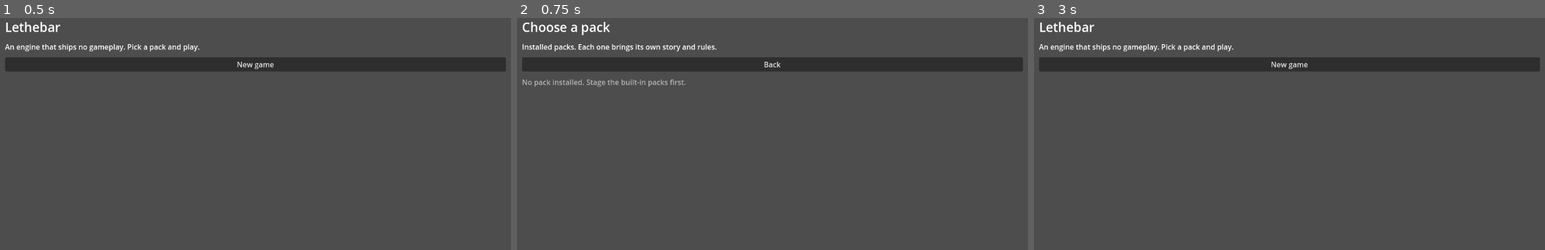
Above: before the commit, frames 1-3 (left to right).
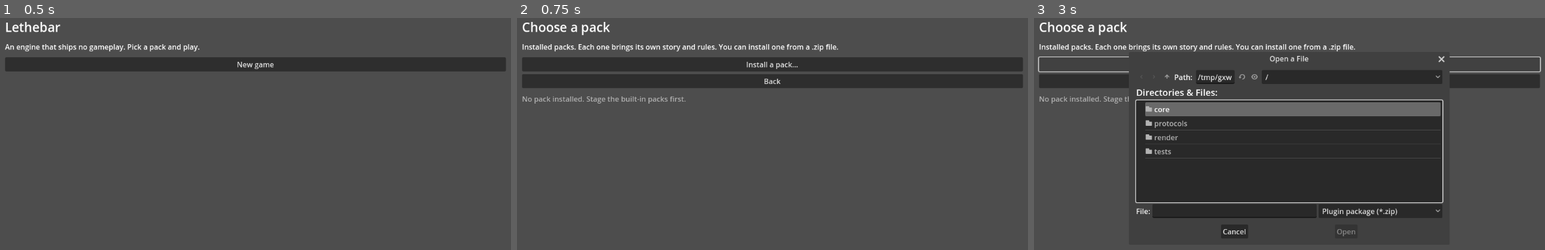
Above: after the commit, the same moments.

Repository: liberalluz/lethebar
Game: Godot game, scene res://render/main.tscn
The game is run twice, just before and just after one commit, with the same random seed, the same clock (stepped at 60 frames per second) and the same inputs.
Inputs (mouse positions are in pixels of both pictures, inside the frame that each line leads up to):
- Up to frame 1 (0.5 s): no input
- Up to frame 2 (0.75 s): click "New game" at 0.5 s
- Up to frame 3 (3 s): click "Back" at 1.25 s; click "New game" at 2 s; click (1289, 64) at 2.75 s, where only the run after the commit has a clickable "Install a pack…"

Frame 1 is identical in both runs. In frame 2, 6.5% of the frame differs, in the area x 1-99%, y 11-37%; in frame 3, 37%, in the area x 0-100%, y 1-95%.

Commit message:
feat(app): install a pack from a zip in the browser build
Why: the browser build had no way to install a pack. The import path existed
only in the engine API and in the headless suite, so a player could not reach
it and TC-OFF-004 had nothing to verify.

Batch: none - import control, not a batch.

Diff:
--- a/app/render/shell.gd
+++ b/app/render/shell.gd
@@ -45,6 +45,11 @@
 var _status: RichTextLabel
 var _margin: MarginContainer
 var _box: VBoxContainer
+## Set while a desktop picker is open, so a second click does not stack dialogs.
+var _picker: FileDialog = null
+## The JS callback must stay referenced from here: assigning it to `window` alone
+## lets the engine collect it, and the bridge then exists but never calls back.
+var _import_callback: JavaScriptObject = null
 
 
 func _ready() -> void:
@@ -52,6 +57,7 @@
 	resized.connect(_fit_text)
 	_fit_text()
 	_install_builtins()
+	_connect_import_bridge()
 	show_landing()
 
 
@@ -75,7 +81,7 @@
 func open_plugins() -> String:
 	screen = SCREEN_PLUGINS
 	_heading.text = "Choose a pack"
-	_sub.text = "Installed packs. Each one brings its own story and rules."
+	_sub.text = "Installed packs. Each one brings its own story and rules. You can install one from a .zip file."
 	_status.text = "" if not builtin_ids.is_empty() else "No pack installed. Stage the built-in packs first."
 	_clear_options()
 	for plugin_id in builtin_ids:
@@ -83,6 +89,7 @@
 		var manifest: Dictionary = record.get("manifest", {})
 		var label := "%s — %s, %s" % [plugin_id, String(manifest.get("protocol", "")), String(manifest.get("version", ""))]
 		_options.add_child(_button(label, start_plugin.bind(plugin_id)))
+	_options.add_child(_button("Install a pack…", request_install))
 	_options.add_child(_button("Back", show_landing))
 	_announce()
 	return screen
@@ -215,6 +222,72 @@
 	session = Session.create(entry, {"start_counter": 1})
 	session.start()
 	return enter_session()
+
+
+# --- installing a pack ------------------------------------------------------
+
+func request_install() -> void:
+	## The browser has no file system to browse: the only way to a player's disk
+	## is an `<input type="file">`, which `infra/export_web.py` injects next to the
+	## canvas and wires to `window.lethebarReceiveFile`. Desktop builds open a
+	## native dialog instead, so the same button works when the project runs in
+	## the editor.
+	if OS.has_feature("web"):
+		JavaScriptBridge.eval("window.lethebarAskForFile && window.lethebarAskForFile();", true)
+		return
+	if _picker != null and is_instance_valid(_picker):
+		_picker.popup_centered_ratio(0.6)
+		return
+	_picker = FileDialog.new()
+	_picker.access = FileDialog.ACCESS_FILESYSTEM
+	_picker.file_mode = FileDialog.FILE_MODE_OPEN_FILE
+	_picker.add_filter("*.zip", "Plugin package")
+	_picker.file_selected.connect(_on_file_chosen)
+	_picker.canceled.connect(_on_picker_closed)
+	add_child(_picker)
+	_picker.popup_centered_ratio(0.6)
+
+
+func _on_picker_closed() -> void:
+	if _picker != null and is_instance_valid(_picker):
+		_picker.queue_free()
+	_picker = null
+
+
+func _on_file_chosen(path: String) -> void:
+	_on_picker_closed()
+	install_from_bytes(FileAccess.get_file_as_bytes(path))
+
+
+func _connect_import_bridge() -> void:
+	## The injected input hands the chosen file back as base64, because a
+	## JavaScript string is the only thing `JavaScriptBridge` carries. Decoding
+	## lives here rather than in JavaScript so the base64 path is covered by the
+	## headless suite (`_case_import_control`).
+	if not OS.has_feature("web"):
+		return
+	var window := JavaScriptBridge.get_interface("window")
+	_import_callback = JavaScriptBridge.create_callback(_on_file_picked)
+	window.lethebarReceiveFile = _import_callback
+
+
+func _on_file_picked(arguments: Array) -> void:
+	if arguments.is_empty():
+		return
+	install_from_base64(String(arguments[0]))
+
+
+func install_from_base64(encoded: String) -> Dictionary:
+	## What the browser bridge calls. Kept separate from the byte entry point so a
+	## test can drive the decode step without a browser.
+	return install_from_bytes(Marshalls.base64_to_raw(encoded))
+
+
+func install_from_bytes(bytes: PackedByteArray) -> Dictionary:
+	## One entry for the button, the dialog and the tests. A file the player
+	## picked is not more trusted than one that shipped: it goes through the same
+	## V-01…V-09 checks and a refusal leaves the installed packs alone.
+	return try_import(bytes)
 
 
 # --- read-only accessors (tests and the smoke probe) ------------------------
--- a/app/tests/run_tests.gd
+++ b/app/tests/run_tests.gd
@@ -40,6 +40,7 @@
 	_case_no_clock()
 	_case_ux_001()
 	_case_shell_refusal()
+	_case_import_control()
 
 	print("")
 	if _failures.is_empty():
@@ -745,6 +746,9 @@
 	# slot from one case into the next and make "three empty slots" untrue.
 	MemoryBackend.reset()
 	shell.saves = SaveStore.new(MemoryBackend.new())
+	# Imported packs go to memory too: a file backend would carry the pack from
+	# this case into every later one that lists the installed packs.
+	shell.packages = PackageStore.new(MemoryBackend.new())
 	shell._ready()
 	return shell
 
@@ -820,3 +824,34 @@
 	_check("TC-PKG-001: the packs are still listed after a refusal", shell.builtin_ids.has("sanguo"))
 	shell.start_plugin("sanguo")
 	_check("TC-PKG-001: a pack still starts after a refusal", shell.screen_name() == "session")
+
+
+func _case_import_control() -> void:
+	# The player's half of TC-PKG-001: the pack list has an install control, and
+	# the bytes it hands over come back as base64 — the same shape the injected
+	# file input produces in the browser, so this covers the decode step too.
+	_section("TC-PKG-001 a pack chosen from a file is validated and installed")
+	var shell := _shell()
+	shell.open_plugins()
+	_check(
+		"TC-PKG-001: the pack list offers an install control",
+		shell.visible_text().contains("Install a pack"),
+		shell.visible_text(),
+	)
+	var bytes := _package("import-fixture", {"id": "imported-pack", "name": "Imported Pack"})
+	var view := shell.install_from_base64(Marshalls.raw_to_base64(bytes))
+	_check("TC-PKG-001: a chosen file installs its pack", shell.builtin_ids.has("imported-pack"), str(shell.builtin_ids))
+	_check("TC-PKG-001: installing starts the pack", shell.screen_name() == "session")
+	_check("TC-PKG-001: the imported pack is playable", String(view.get("text", "")) != "", str(view))
+	var refusal := shell.install_from_base64(Marshalls.raw_to_base64("not a zip".to_utf8_buffer()))
+	_check(
+		"TC-PKG-001: a file that is not a package is refused with its code",
+		shell.screen_name() == "notice" and String(refusal.get("code", "")) == "V-01",
+		"%s / %s" % [shell.screen_name(), String(refusal.get("code", ""))],
+	)
+	shell.open_plugins()
+	_check(
+		"TC-PKG-001: an installed pack survives a refused file",
+		shell.builtin_ids.has("imported-pack") and shell.builtin_ids.has("sanguo"),
+		str(shell.builtin_ids),
+	)
Not shown, added: changelog.d/b7-import-a-pack.md
